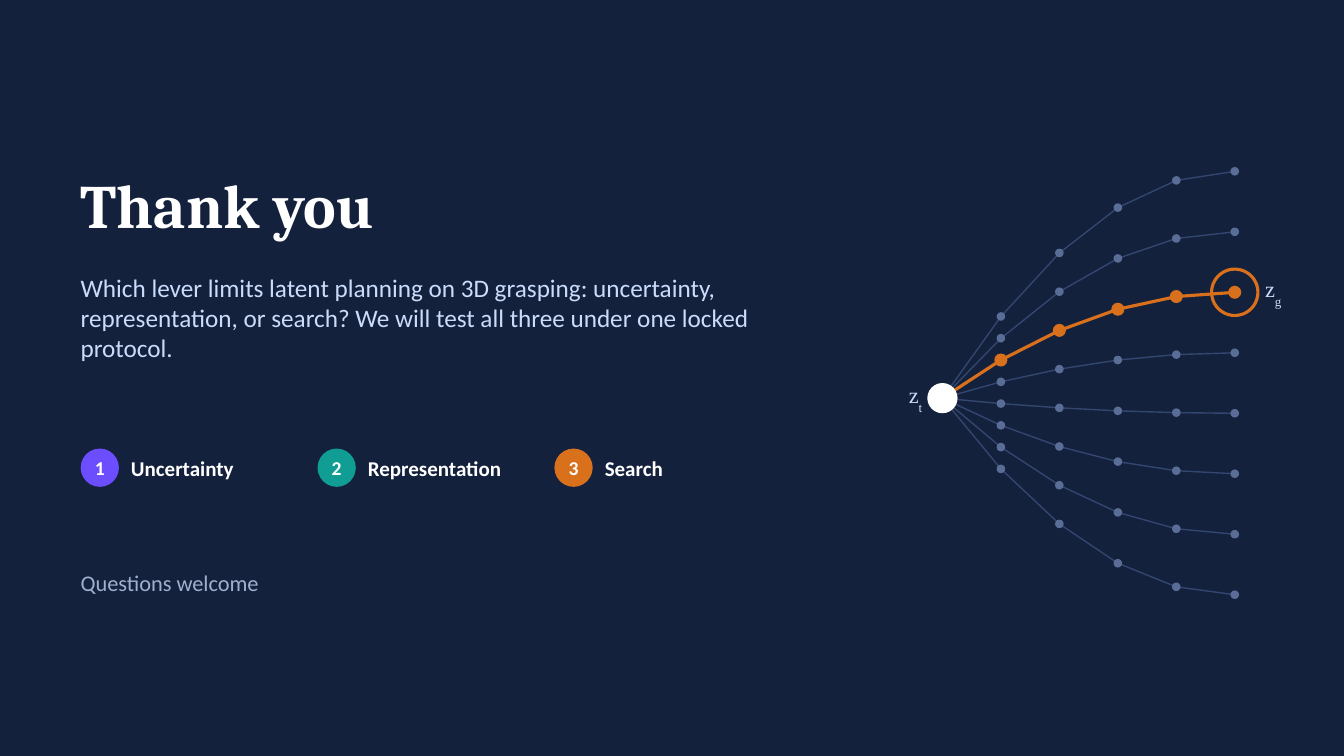
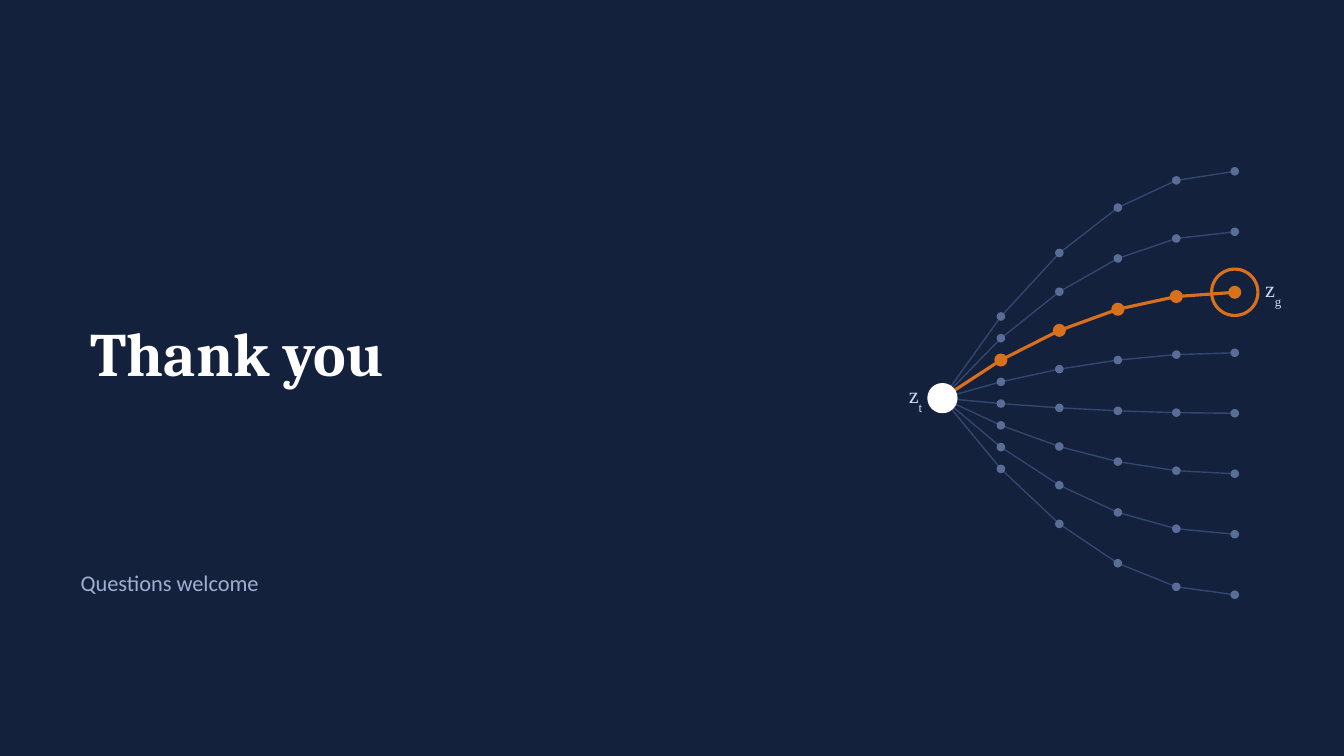
Before and after one commit to JaspinXu/uncertainty-aware-lewm, a slide deck: slide 8 of report/slides/CS5478_proposal_milestone.pptx (slide 10 before the commit). Drawn at 1344x756 pixels with LibreOffice and Linux fonts; fonts in the diff are those of the drawing. Boxes give left, top, right and bottom in pixels: in the first picture for what was removed or moved away, otherwise in the second. Text is boxed around its words. In the diff, an @@ line names an element or a change of style, - is before the commit and + after.

```diff
--- a/report/slides/CS5478_proposal_milestone.pptx
+++ b/report/slides/CS5478_proposal_milestone.pptx
@@ text removed at (81,279,748,361) @@
-Which lever limits latent planning on 3D grasping: uncertainty, representation, or search? We will test all three under one locked protocol.
@@ text "Thank you": place and size @@
-text "Thank you" at (81,185,374,242)
+text "Thank you" at (91,333,384,390)
@@ ellipse removed at (81,449,119,487) @@
-1
@@ ellipse removed at (318,449,356,487) @@
-2
@@ ellipse removed at (555,449,593,487) @@
-3
@@ text removed at (131,461,234,480) @@
-Uncertainty
@@ text removed at (368,461,501,480) @@
-Representation
@@ text removed at (605,461,663,476) @@
-Search
```
Also in this commit, not shown: 12 other slides changed, 2 slides removed, 2 other files.
